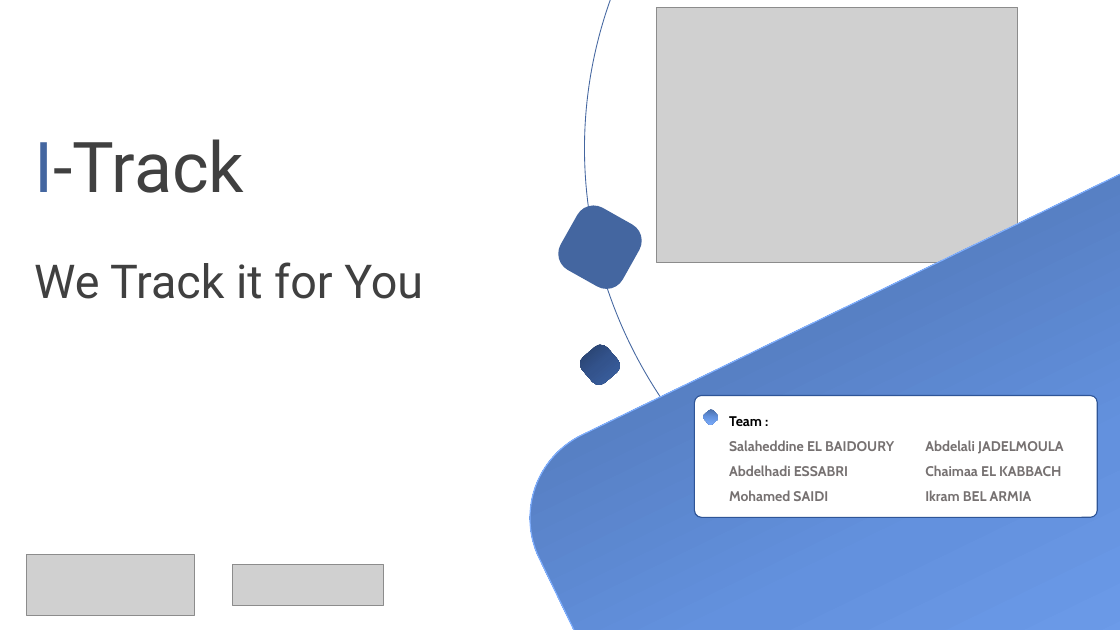
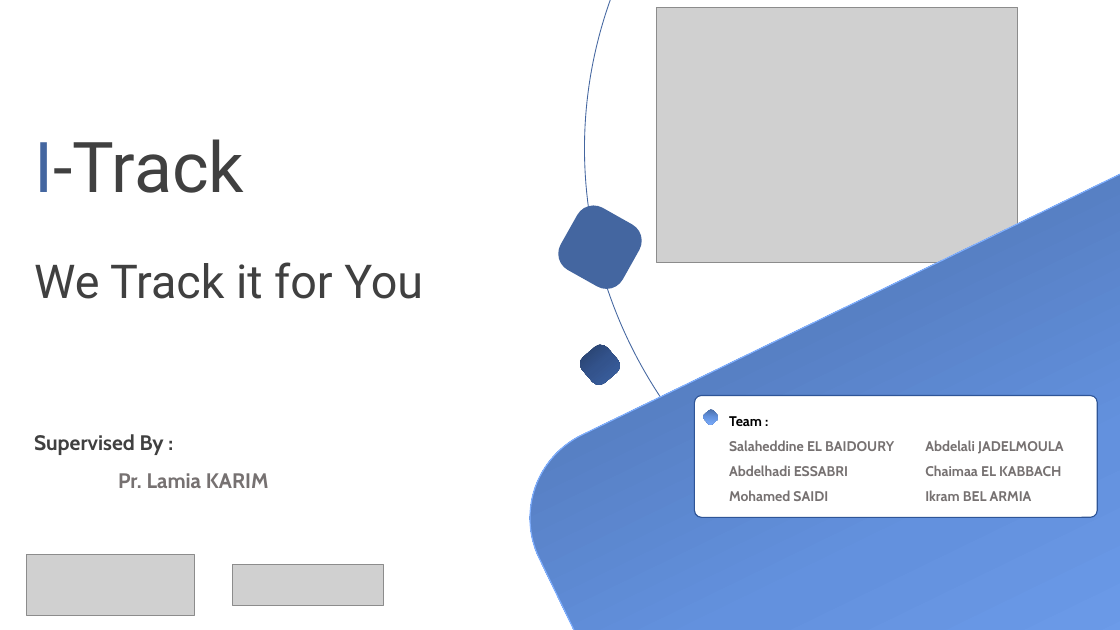
Before and after one commit to MiSalah/Real-Time-Data-Streaming-Analytics-System-for-tracking-Pedestrians, a slide deck: slide 1 of Progress' Presentations/Etat d'avancement - S1.pptx. Drawn at 1120x630 pixels with LibreOffice and Linux fonts; fonts in the diff are those of the drawing; grey boxes stand for pictures. Boxes give left, top, right and bottom in pixels: in the first picture for what was removed or moved away, otherwise in the second. Text is boxed around its words. In the diff, an @@ line names an element or a change of style, - is before the commit and + after.

```diff
--- a/Progress' Presentations/Etat d'avancement - S1.pptx
+++ b/Progress' Presentations/Etat d'avancement - S1.pptx
@@ text added at (x1=34, y1=434, x2=269, y2=488), 18 pt, text #404040, bold @@
+Supervised By :
+Pr. Lamia KARIM
```
Also in this commit, not shown: 6 other slides changed.
